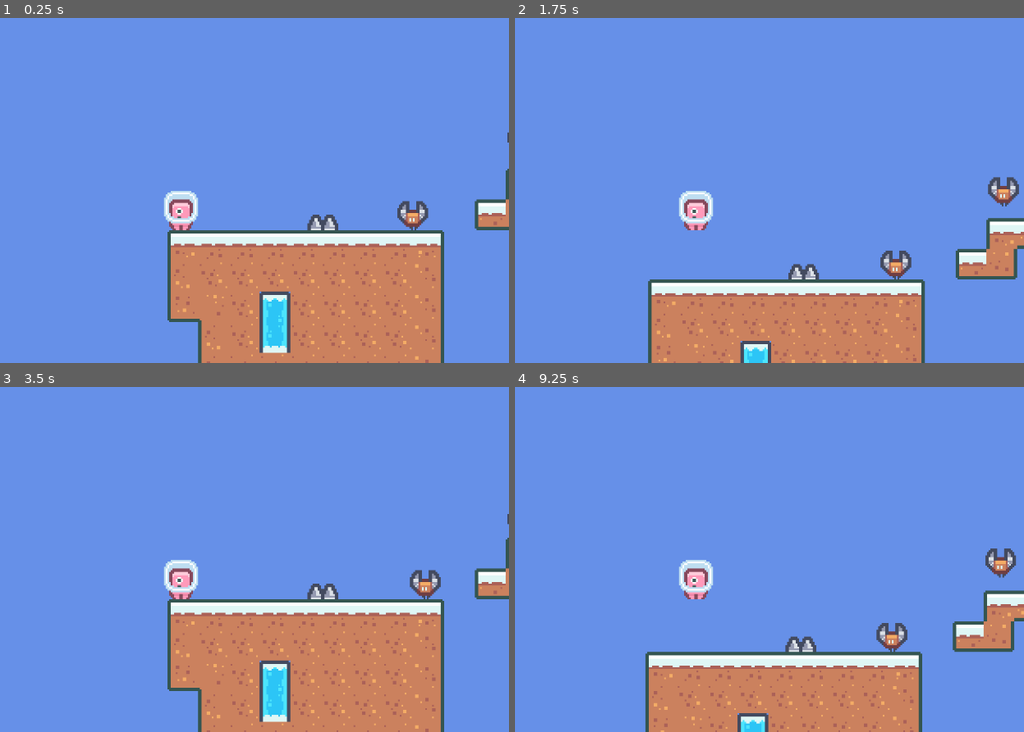
Above: before the commit, frames 1-4 (two rows, left to right).
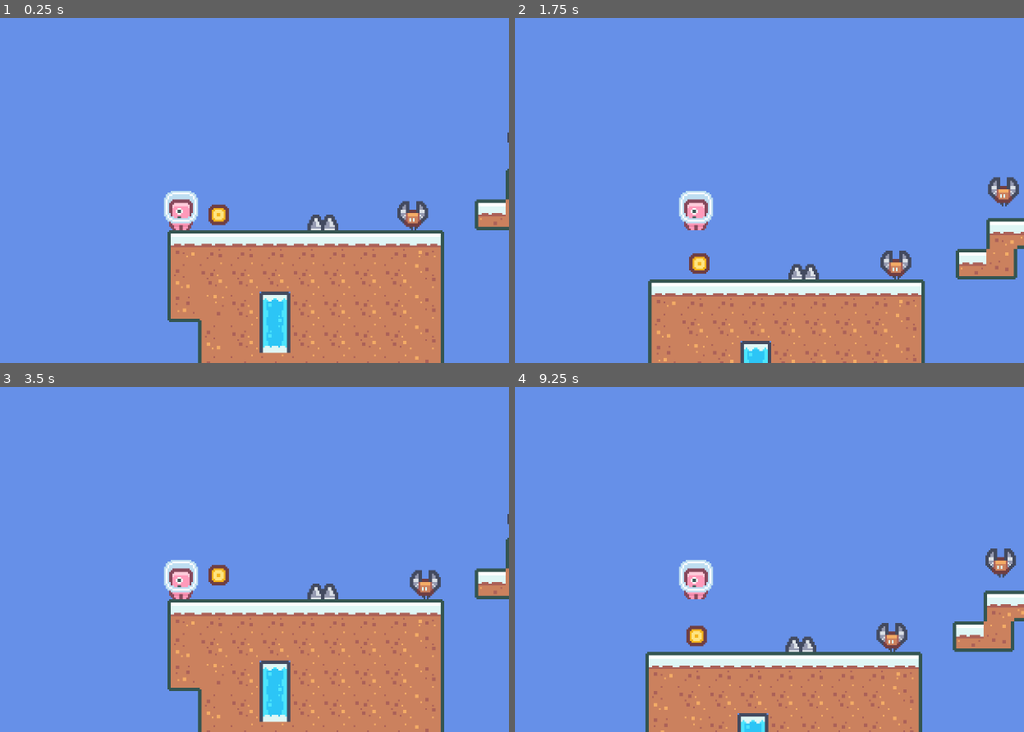
Above: after the commit, the same moments.

Repository: casaer01/2DPlatformer
Game: Godot game, scene res://Level1.tscn
The game is run twice, just before and just after one commit, with the same random seed, the same clock (stepped at 60 frames per second) and the same inputs.
Inputs:
- Up to frame 1 (0.25 s): no input
- Up to frame 2 (1.75 s): hold Right from 0.53 s (still down); tap Space at 0.77, 1.52 s
- Up to frame 3 (3.5 s): release Right at 2.03 s; hold Left 2.03-2.78 s; hold Right from 2.78 s (still down); tap Space at 3.02 s
- Up to frame 4 (9.25 s): tap Space at 3.77, 4.52, 6.02, 6.77, 7.52, 9.02 s; release Right at 4.28 s; hold Left 4.28-5.03 s; hold Right 5.03-5.78 s; hold Left 5.78-7.28 s; hold Right from 7.28 s (still down)

The runs differ from the first frame. In frame 1, 0.2% of the frame differs, in the area x 40-45%, y 53-61%; in frame 2, 0.2%; in frame 3, 0.2%; in frame 4, 0.2%, in the area x 33-38%, y 69-76%.

Commit message:
added coin & score code

Diff:
--- a/Level1.tscn
+++ b/Level1.tscn
@@ -1,11 +1,11 @@
-[gd_scene load_steps=11 format=4 uid="uid://b7g3f08v36s3r"]
+[gd_scene load_steps=10 format=4 uid="uid://b7g3f08v36s3r"]
 
 [ext_resource type="Texture2D" uid="uid://biwond464pw3f" path="res://Sprites/Tiles/tiles_packed.png" id="1_wp308"]
 [ext_resource type="Script" path="res://Player.gd" id="2_cviky"]
 [ext_resource type="Texture2D" uid="uid://c3nvqgsbwhv3a" path="res://Sprites/Characters/character_0004.png" id="3_w86p4"]
 [ext_resource type="PackedScene" uid="uid://chprawlyflg6u" path="res://Sprites/Characters/enemy.tscn" id="4_kbbgm"]
-[ext_resource type="Script" path="res://spikes.gd" id="5_ns6sn"]
-[ext_resource type="Texture2D" uid="uid://bj4phc7ceh37p" path="res://Sprites/Objects/tile_0068.png" id="6_efjdr"]
+[ext_resource type="PackedScene" uid="uid://ba0hfuugeygj4" path="res://spikes.tscn" id="5_tr3l7"]
+[ext_resource type="PackedScene" uid="uid://jcwgvket54ka" path="res://coin.tscn" id="7_gjsa5"]
 
 [sub_resource type="TileSetAtlasSource" id="TileSetAtlasSource_qa3hx"]
 texture = ExtResource("1_wp308")
@@ -271,9 +271,6 @@
 [sub_resource type="CapsuleShape2D" id="CapsuleShape2D_ddu8l"]
 height = 24.0
 
-[sub_resource type="RectangleShape2D" id="RectangleShape2D_38yl0"]
-size = Vector2(18, 8)
-
 [node name="Main" type="Node2D"]
 
 [node name="TileMapLayer" type="TileMapLayer" parent="."]
@@ -304,15 +301,6 @@
 position = Vector2(-173, 45)
 move_dir = Vector2(-150, 0)
 
-[node name="Spikes" type="Area2D" parent="."]
-position = Vector2(-233, 45)
-script = ExtResource("5_ns6sn")
-
-[node name="Tile0068" type="Sprite2D" parent="Spikes"]
-texture = ExtResource("6_efjdr")
-
-[node name="CollisionShape2D" type="CollisionShape2D" parent="Spikes"]
-position = Vector2(0, 5)
-shape = SubResource("RectangleShape2D_38yl0")
-
-[connection signal="body_entered" from="Spikes" to="Spikes" method="_on_body_entered"]
+[node name="Spikes" parent="." instance=ExtResource("5_tr3l7")]
+
+[node name="Coin" parent="." instance=ExtResource("7_gjsa5")]
--- a/Player.gd
+++ b/Player.gd
@@ -3,6 +3,8 @@
 var move_speed : float = 100.0
 var jump_force : float = 200.0
 var gravity : float = 500.0
+
+var score: int = 0
 
 func _physics_process(delta: float) -> void:
 	if not is_on_floor():
@@ -28,3 +30,6 @@
 
 func game_over():
 	get_tree().reload_current_scene()
+
+func add_score(amount):
+	score += amount
--- /dev/null
+++ b/coin.gd
@@ -0,0 +1,23 @@
+extends Area2D
+
+var bob_height: float = 5.0
+var bob_speed : float = 5.0
+
+@onready var start_y : float = global_position.y
+var t : float = 0.0
+
+# Called every frame. 'delta' is the elapsed time since the previous frame.
+func _process(delta: float) -> void:
+	t += delta
+
+	var d = (sin(t * bob_speed) + 1) / 2
+
+	global_position.y = start_y + (d * bob_height)
+
+
+
+
+func _on_body_entered(body: Node2D) -> void:
+	if body.is_in_group("Player"):
+		body.add_score(1)
+		queue_free()
--- /dev/null
+++ b/coin.tscn
@@ -0,0 +1,19 @@
+[gd_scene load_steps=4 format=3 uid="uid://jcwgvket54ka"]
+
+[ext_resource type="Script" path="res://coin.gd" id="1_1l36t"]
+[ext_resource type="Texture2D" uid="uid://ydbe1tyhvygu" path="res://Sprites/Objects/tile_0151.png" id="2_688u2"]
+
+[sub_resource type="CircleShape2D" id="CircleShape2D_uaavb"]
+radius = 7.0
+
+[node name="Coin" type="Area2D"]
+position = Vector2(-294, 40)
+script = ExtResource("1_1l36t")
+
+[node name="Sprite" type="Sprite2D" parent="."]
+texture = ExtResource("2_688u2")
+
+[node name="CollisionShape2D" type="CollisionShape2D" parent="."]
+shape = SubResource("CircleShape2D_uaavb")
+
+[connection signal="body_entered" from="." to="." method="_on_body_entered"]
--- a/spikes.gd
+++ b/spikes.gd
@@ -1,7 +1,4 @@
 extends Area2D
-
-
-
 
 func _on_body_entered(body: Node2D) -> void:
 	if body.is_in_group("Player"):
--- /dev/null
+++ b/spikes.tscn
@@ -0,0 +1,20 @@
+[gd_scene load_steps=4 format=3 uid="uid://ba0hfuugeygj4"]
+
+[ext_resource type="Script" path="res://spikes.gd" id="1_nxols"]
+[ext_resource type="Texture2D" uid="uid://bj4phc7ceh37p" path="res://Sprites/Objects/tile_0068.png" id="2_hq1gx"]
+
+[sub_resource type="RectangleShape2D" id="RectangleShape2D_38yl0"]
+size = Vector2(18, 8)
+
+[node name="Spikes" type="Area2D"]
+position = Vector2(-233, 45)
+script = ExtResource("1_nxols")
+
+[node name="Tile0068" type="Sprite2D" parent="."]
+texture = ExtResource("2_hq1gx")
+
+[node name="CollisionShape2D" type="CollisionShape2D" parent="."]
+position = Vector2(0, 5)
+shape = SubResource("RectangleShape2D_38yl0")
+
+[connection signal="body_entered" from="." to="." method="_on_body_entered"]
